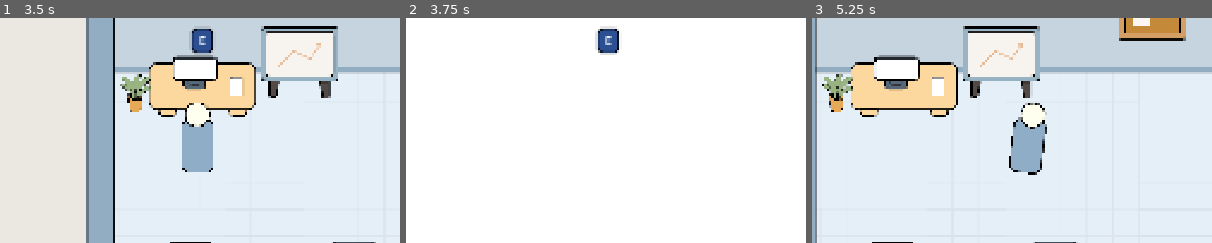
Above: before the commit, frames 1-3 (left to right).
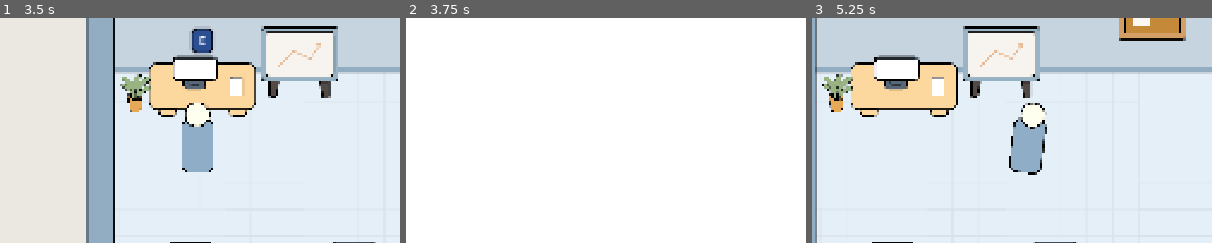
Above: after the commit, the same moments.

Repository: Esca69/project-manager-sim
Game: Godot game, scene res://Scenes/office.tscn
Two runs of this game, one before a commit and one after it. Both use one fixed random seed, a clock stepped at 60 frames per second and the inputs below. This scene is started directly instead of the project's main scene. Sound files missing from this copy of the repository are replaced by a short silence.
Inputs (mouse positions are % of the whole screen's width and height, from its top left):
- Up to frame 1 (3.5 s): click "0х" at 0.5 s; click "1х" at 1.25 s; click "2х" at 2 s; click "5х" at 2.75 s
- Up to frame 2 (3.75 s): click "👥 Сотрудники" at 3.5 s
- Up to frame 3 (5.25 s): click "X" at 4.25 s; tap Enter at 5 s; move the mouse to (72, 45) at 5.02 s; hold Right (ui_right) from 5.03 s (still down); tap E (interact) at 5.1 s; click (72, 45) at 5.17 s
The pictures show only the part of the screen within x 25-75%, y 22-72%; the shares and areas given below are measured in that part.

Frame 1 is identical in both runs. In frame 2, 0.7% of the frame differs, in the area x 47-54%, y 3-17%; in frame 3, nothing differs.

Commit message:
Block player input while HUD menus open
Add HUD method is_any_menu_open() to report if any UI panels or dynamic menus (HiringMenu, AssignmentMenu) are visible. In player.gd introduce _is_ui_blocking() which queries the HUD and early-returns in _physics_process to stop movement, hide the interact hint and prevent interactions while UI is open. Also add a null-check in _hide_interact_hint and perform minor style/comment cleanups and formatting tweaks in the interact hint creation and interaction handling.

Diff:
--- a/Scripts/hud.gd
+++ b/Scripts/hud.gd
@@ -59,6 +59,25 @@
 
 	update_balance_ui(GameState.company_balance)
 	update_time_label(GameTime.hour, GameTime.minute)
+
+# --- ПРОВЕРКА: ОТКРЫТО ЛИ КАКОЕ-ТО МЕНЮ ---
+# Вызывается из player.gd, чтобы блокировать движение/взаимодействие
+func is_any_menu_open() -> bool:
+	if info_panel.visible: return true
+	if selection_ui.visible: return true
+	if project_window.visible: return true
+	if employee_selector.visible: return true
+	if project_list_menu.visible: return true
+	if employee_roster.visible: return true
+
+	# Проверяем HiringMenu и AssignmentMenu
+	var hiring_menu = get_node_or_null("HiringMenu")
+	if hiring_menu and hiring_menu.visible: return true
+
+	var assignment_menu = get_node_or_null("AssignmentMenu")
+	if assignment_menu and assignment_menu.visible: return true
+
+	return false
 
 # --- ОБНОВЛЕНИЕ ИНТЕРФЕЙСА ---
 
--- a/Scripts/player.gd
+++ b/Scripts/player.gd
@@ -21,7 +21,7 @@
 # --- ПОДСКАЗКА ВЗАИМОДЕЙСТВИЯ [E] ---
 var _interact_hint: PanelContainer = null
 var _interact_hint_label: Label = null
-var _current_hint_target = null  # Объект, над которым сейчас висит подсказка
+var _current_hint_target = null
 
 func _ready():
 	target_zoom = camera.zoom
@@ -31,7 +31,7 @@
 	_interact_hint = PanelContainer.new()
 
 	var style = StyleBoxFlat.new()
-	style.bg_color = Color(0.17254902, 0.30980393, 0.5686275, 1)  # Тёмно-синий
+	style.bg_color = Color(0.17254902, 0.30980393, 0.5686275, 1)
 	style.corner_radius_top_left = 12
 	style.corner_radius_top_right = 12
 	style.corner_radius_bottom_right = 12
@@ -40,13 +40,11 @@
 	style.content_margin_right = 18
 	style.content_margin_top = 10
 	style.content_margin_bottom = 10
-	# Чёрная обводка
 	style.border_width_left = 3
 	style.border_width_top = 3
 	style.border_width_right = 3
 	style.border_width_bottom = 3
 	style.border_color = Color(0, 0, 0, 1)
-	# Тень
 	style.shadow_color = Color(0, 0, 0, 0.25)
 	style.shadow_size = 4
 	_interact_hint.add_theme_stylebox_override("panel", style)
@@ -69,8 +67,14 @@
 	if hud:
 		hud.add_child(_interact_hint)
 	else:
-		# Фолбэк — добавляем к себе (будет масштабироваться с камерой, но хотя бы работает)
 		add_child(_interact_hint)
+
+# --- Проверка: открыто ли меню в HUD ---
+func _is_ui_blocking() -> bool:
+	var hud = get_tree().get_first_node_in_group("ui")
+	if hud and hud.has_method("is_any_menu_open"):
+		return hud.is_any_menu_open()
+	return false
 
 func _physics_process(delta):
 	# --- БЛОК БЛОКИРОВКИ УПРАВЛЕНИЯ ---
@@ -80,7 +84,14 @@
 		_hide_interact_hint()
 		return
 
-	# --- БЛОК ДВИЖЕНИЯ (старый) ---
+	# --- БЛОК БЛОКИРОВКИ: ОТКРЫТ ИНТЕРФЕЙС ---
+	if _is_ui_blocking():
+		velocity = Vector2.ZERO
+		move_and_slide()
+		_hide_interact_hint()
+		return
+
+	# --- БЛОК ДВИЖЕНИЯ ---
 	var direction = Input.get_vector("ui_left", "ui_right", "ui_up", "ui_down")
 	if direction:
 		velocity = direction * SPEED
@@ -101,18 +112,15 @@
 	# --- ПОДСКАЗКА [E] ---
 	_update_interact_hint()
 
-	# --- БЛОК ВЗАИМОДЕЙСТВИЯ (новый) ---
-	# Если нажали кноп��у "interact" (наша E)
+	# --- БЛОК ВЗАИМОДЕЙСТВИЯ ---
 	if Input.is_action_just_pressed("interact"):
 		interact()
 
 func _process(delta):
-	# Плавное приближение к целевому зуму
 	camera.zoom = camera.zoom.lerp(target_zoom, min(1.0, ZOOM_SMOOTH_SPEED * delta))
 
 func _unhandled_input(event):
 	if event is InputEventMouseButton and event.pressed:
-		# Вверх = приблизить, вниз = отдалить
 		if event.button_index == MOUSE_BUTTON_WHEEL_UP:
 			_set_zoom(ZOOM_STEP)
 		elif event.button_index == MOUSE_BUTTON_WHEEL_DOWN:
@@ -132,21 +140,17 @@
 		_hide_interact_hint()
 		return
 
-	# Показываем подсказку и позиционируем над объектом
 	_current_hint_target = target
 	_interact_hint.visible = true
 
-	# Конвертируем мировую позицию объекта в экранную
 	var target_world_pos: Vector2
 	if target is Node2D:
-		target_world_pos = target.global_position + Vector2(0, -80)  # Смещение вверх
+		target_world_pos = target.global_position + Vector2(0, -80)
 	else:
 		target_world_pos = target.global_position + Vector2(0, -80)
 
-	# Мировые координаты → экранные через камеру
 	var screen_pos = _world_to_screen(target_world_pos)
 
-	# Центрируем подсказку по X
 	var hint_size = _interact_hint.size
 	_interact_hint.global_position = Vector2(
 		screen_pos.x - hint_size.x / 2.0,
@@ -154,11 +158,11 @@
 	)
 
 func _hide_interact_hint():
-	_interact_hint.visible = false
+	if _interact_hint:
+		_interact_hint.visible = false
 	_current_hint_target = null
 
 func _get_nearest_interactable():
-	# Та же логика, что и в interact(), но без вызова — просто ищем цель
 	var bodies = interaction_zone.get_overlapping_bodies()
 	for body in bodies:
 		if body.is_in_group("npc") and "data" in body and body.data:
@@ -168,22 +172,18 @@
 	return null
 
 func _world_to_screen(world_pos: Vector2) -> Vector2:
-	# Переводим мировые координаты в экранные с учётом камеры
 	var canvas_transform = get_viewport().get_canvas_transform()
 	return canvas_transform * world_pos
 
 func interact():
 	var bodies = interaction_zone.get_overlapping_bodies()
 	for body in bodies:
-		# NPC — показываем карточку сотрудника
 		if body.is_in_group("npc") and body.data:
-			AudioManager.play_sfx("interact")  # 🔊 Звук при взаимодействии
+			AudioManager.play_sfx("interact")
 			get_tree().call_group("ui", "show_employee_card", body.data)
 			return
 
-		# Стол или другой интерактивный объект — вызываем interact()
-		# НО только если у объекта ЕСТЬ метод interact (защита от вылета)
 		if body.is_in_group("desk") and body.has_method("interact"):
-			AudioManager.play_sfx("interact")  # 🔊 Звук при взаимодействии
+			AudioManager.play_sfx("interact")
 			body.interact()
 			return
